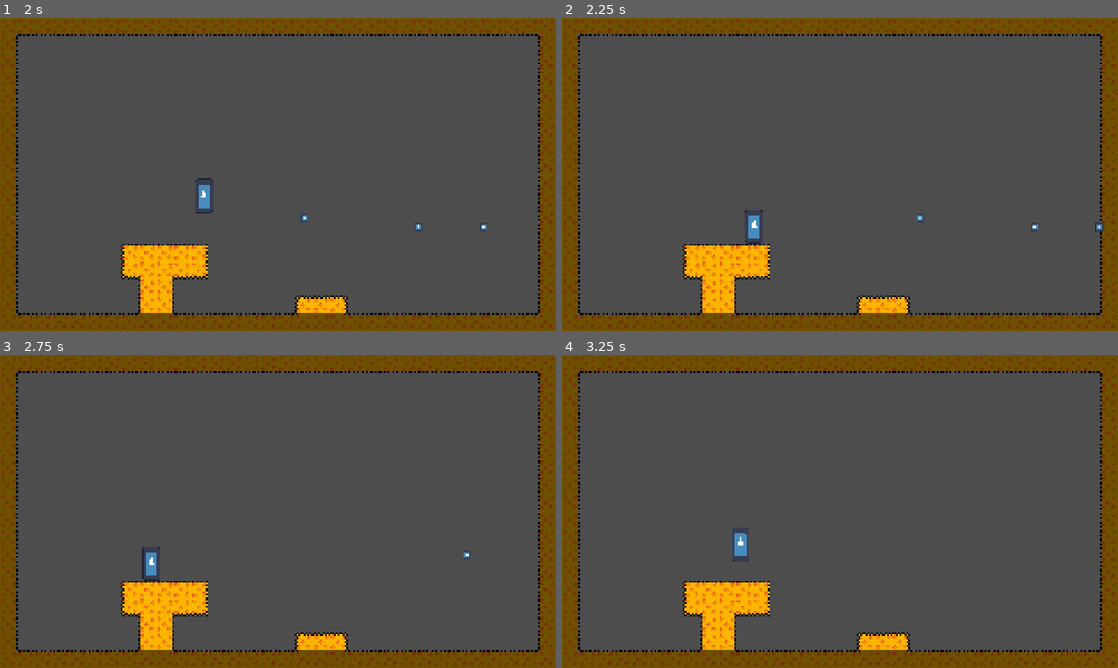
Above: before the commit, frames 1-4 (two rows, left to right).
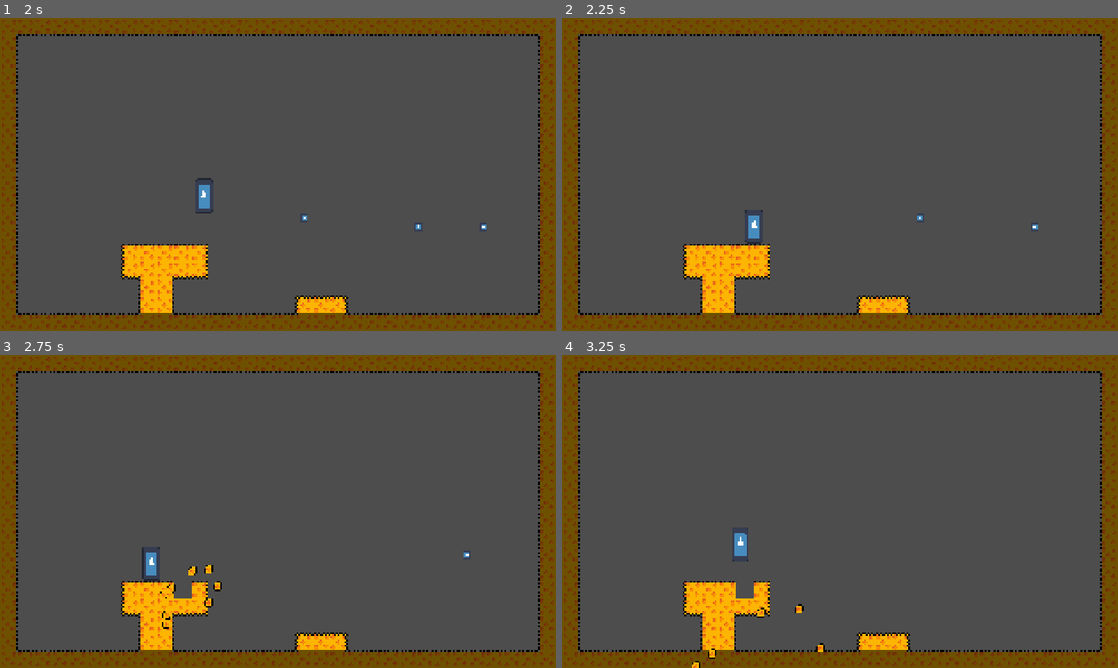
Above: after the commit, the same moments.

Repository: Breadstone58/cheese-miner
Game: Godot game, scene res://scenes/rooms/room_template.tscn
Same seed, same stepped clock (60 frames per second), same inputs: the game is played once before the commit and once after it. The engine's default icon, where the game draws it, is replaced by a stand-in: a white triangle on a blue panel in a dark square.
Inputs:
- Up to frame 1 (2 s): tap Enter (shoot) at 0.5, 0.8, 1.35 s; hold Shift (lock_position) 0.53-1.28 s; hold D (move_right) from 0.53 s (still down); tap Space (jump) at 0.77, 1.25, 1.52 s; tap Shift (lock_position) at 1.55 s
- Up to frame 2 (2.25 s): release D (move_right) at 2.03 s; hold A (move_left) from 2.03 s (still down); hold S (aim_down) from 2.03 s (still down)
- Up to frame 3 (2.75 s): keep holding A (move_left); keep holding S (aim_down); tap Enter (shoot) at 2.3 s
- Up to frame 4 (3.25 s): release A (move_left) at 2.78 s; release S (aim_down) at 2.78 s; hold D (move_right) from 2.78 s (still down); tap W (aim_up) at 2.85 s; tap Space (jump) at 3.02 s; tap Shift (lock_position) at 3.05 s

Frame 1 is identical in both runs. In frame 2, less than 0.1% of the frame differs, in the area x 95-98%, y 65-69%; in frame 3, 0.4%, in the area x 28-40%, y 67-88%; in frame 4, 0.4%.

Commit message:
bullets blow up

Diff:
--- a/project.godot
+++ b/project.godot
@@ -15,11 +15,15 @@
 config/features=PackedStringArray("4.7", "Forward Plus")
 config/icon="res://icon.svg"
 
+[autoload]
+
+SignalBus="*uid://bbc0oss43fx47"
+
 [display]
 
 window/size/viewport_width=2048
 window/size/viewport_height=1152
-window/size/mode=3
+window/size/mode=2
 window/stretch/mode="canvas_items"
 
 [input]
@@ -35,6 +39,7 @@
 "events": [Object(InputEventKey,"resource_local_to_scene":false,"resource_name":"","device":-1,"window_id":0,"alt_press …(191 unchanged characters)…
 , Object(InputEventKey,"resource_local_to_scene":false,"resource_name":"","device":-1,"window_id":0,"alt_pressed":false …(186 unchanged characters)…
 , Object(InputEventJoypadButton,"resource_local_to_scene":false,"resource_name":"","device":-1,"button_index":13,"pressure":0.0,"pressed":false,"script":null)
+, Object(InputEventJoypadMotion,"resource_local_to_scene":false,"resource_name":"","device":-1,"axis":0,"axis_value":-1.0,"script":null)
 ]
 }
 move_right={
@@ -42,6 +47,7 @@
 "events": [Object(InputEventKey,"resource_local_to_scene":false,"resource_name":"","device":-1,"window_id":0,"alt_press …(192 unchanged characters)…
 , Object(InputEventKey,"resource_local_to_scene":false,"resource_name":"","device":-1,"window_id":0,"alt_pressed":false …(186 unchanged characters)…
 , Object(InputEventJoypadButton,"resource_local_to_scene":false,"resource_name":"","device":-1,"button_index":14,"pressure":0.0,"pressed":false,"script":null)
+, Object(InputEventJoypadMotion,"resource_local_to_scene":false,"resource_name":"","device":-1,"axis":0,"axis_value":1.0,"script":null)
 ]
 }
 aim_up={
@@ -49,6 +55,7 @@
 "events": [Object(InputEventKey,"resource_local_to_scene":false,"resource_name":"","device":-1,"window_id":0,"alt_press …(192 unchanged characters)…
 , Object(InputEventKey,"resource_local_to_scene":false,"resource_name":"","device":-1,"window_id":0,"alt_pressed":false …(186 unchanged characters)…
 , Object(InputEventJoypadButton,"resource_local_to_scene":false,"resource_name":"","device":-1,"button_index":11,"pressure":0.0,"pressed":false,"script":null)
+, Object(InputEventJoypadMotion,"resource_local_to_scene":false,"resource_name":"","device":-1,"axis":1,"axis_value":-1.0,"script":null)
 ]
 }
 aim_down={
@@ -56,6 +63,7 @@
 "events": [Object(InputEventKey,"resource_local_to_scene":false,"resource_name":"","device":-1,"window_id":0,"alt_press …(192 unchanged characters)…
 , Object(InputEventKey,"resource_local_to_scene":false,"resource_name":"","device":-1,"window_id":0,"alt_pressed":false …(186 unchanged characters)…
 , Object(InputEventJoypadButton,"resource_local_to_scene":false,"resource_name":"","device":-1,"button_index":12,"pressure":0.0,"pressed":false,"script":null)
+, Object(InputEventJoypadMotion,"resource_local_to_scene":false,"resource_name":"","device":-1,"axis":1,"axis_value":1.0,"script":null)
 ]
 }
 shoot={
@@ -64,18 +72,19 @@
 , Object(InputEventJoypadButton,"resource_local_to_scene":false,"resource_name":"","device":-1,"button_index":2,"pressure":0.0,"pressed":false,"script":null)
 ]
 }
-aim={
+lock_position={
 "deadzone": 0.2,
 "events": [Object(InputEventKey,"resource_local_to_scene":false,"resource_name":"","device":-1,"window_id":0,"alt_press …(195 unchanged characters)…
 , Object(InputEventJoypadMotion,"resource_local_to_scene":false,"resource_name":"","device":-1,"axis":4,"axis_value":1.0,"script":null)
 ]
 }
-lock_position={
-"deadzone": 0.2,
-"events": [Object(InputEventKey,"resource_local_to_scene":false,"resource_name":"","device":-1,"window_id":0,"alt_pressed":false,"shift_pressed":false,"ctrl_pressed":false,"meta_pressed":false,"pressed":false,"keycode":0,"physical_keycode":4194325,"key_label":0,"unicode":0,"location":0,"echo":false,"script":null)
-, Object(InputEventJoypadButton,"resource_local_to_scene":false,"resource_name":"","device":-1,"button_index":10,"pressure":0.0,"pressed":false,"script":null)
-]
-}
+
+[layer_names]
+
+2d_physics/layer_1="Player"
+2d_physics/layer_2="Drill"
+2d_physics/layer_3="Terrain"
+2d_physics/layer_4="Enemies"
 
 [physics]
 
--- /dev/null
+++ b/scenes/break_particles.gd
@@ -0,0 +1,5 @@
+extends CPUParticles2D
+
+func _ready() -> void:
+	finished.connect(queue_free)
+	emitting = true
--- /dev/null
+++ b/scenes/break_particles.tscn
@@ -0,0 +1,12 @@
+[gd_scene format=3 uid="uid://s1mpdttieuft"]
+
+[ext_resource type="Script" uid="uid://dog656f2thbm2" path="res://scenes/break_particles.gd" id="1_g2cl2"]
+
+[node name="CPUParticles2D" type="CPUParticles2D" unique_id=1805701548]
+emitting = false
+one_shot = true
+explosiveness = 1.0
+spread = 180.0
+initial_velocity_min = 200.0
+initial_velocity_max = 400.0
+script = ExtResource("1_g2cl2")
--- a/scenes/bullet/bullet.gd
+++ b/scenes/bullet/bullet.gd
@@ -3,12 +3,45 @@
 var speed: float = 800.0
 var direction: Vector2 = Vector2.RIGHT
 
+@onready var ray_front: RayCast2D = $RayCast2D
+@onready var ray_back: RayCast2D = $RayCast2D2
+
 func setup(dir: Vector2) -> void:
 	direction = dir.normalized()
 	rotation = direction.angle()
+
+	# Point both raycasts forward, but stagger their lengths/positions slightly
+	# to cover a wider front area
+	if ray_front:
+		ray_front.target_position = direction * 25
+	if ray_back:
+		# Stagger the second one slightly shorter or offset for multi-point coverage
+		ray_back.target_position = direction * 15
+
 func _physics_process(delta: float) -> void:
 	position += direction * speed * delta
-func _on_body_entered(body: Node2D) -> void:
-	queue_free()
+
+	# Check if either raycast detects a collision
+	var active_ray: RayCast2D = null
+	if ray_front and ray_front.is_colliding():
+		active_ray = ray_front
+	elif ray_back and ray_back.is_colliding():
+		active_ray = ray_back
+
+	if active_ray != null:
+		var body = active_ray.get_collider()
+
+		if body is TileMapLayer:
+			var hit_point = active_ray.get_collision_point()
+			# Push slightly inward from whichever raycast hit the tile
+			var tile_coords = body.local_to_map(body.to_local(hit_point + (direction * 2)))
+
+			var tile_data = body.get_cell_tile_data(tile_coords)
+			if tile_data != null and tile_data.get_custom_data("breakable") == true:
+				SignalBus.spawn_particle.emit(tile_data.get_custom_data("break_particle"),to_global(tile_coords) + Vector2(32,32))
+				body.erase_cell(tile_coords)
+
+		queue_free()
+
 func _on_visible_on_screen_notifier_2d_screen_exited() -> void:
 	queue_free()
--- a/scenes/bullet/bullet.tscn
+++ b/scenes/bullet/bullet.tscn
@@ -7,7 +7,8 @@
 size = Vector2(27, 28)
 
 [node name="Bullet" type="Area2D" unique_id=1385416365]
-collision_mask = 6
+collision_layer = 2
+collision_mask = 12
 script = ExtResource("1_83itf")
 
 [node name="CollisionShape2D" type="CollisionShape2D" parent="." unique_id=1195209359]
@@ -20,5 +21,14 @@
 [node name="VisibleOnScreenNotifier2D" type="VisibleOnScreenNotifier2D" parent="." unique_id=1595051940]
 rect = Rect2(-14, -16, 28, 32)
 
-[connection signal="body_entered" from="." to="." method="_on_body_entered"]
+[node name="RayCast2D" type="RayCast2D" parent="." unique_id=264409363]
+position = Vector2(0, -16)
+target_position = Vector2(20, 0)
+collision_mask = 12
+
+[node name="RayCast2D2" type="RayCast2D" parent="." unique_id=1588076763]
+position = Vector2(0, 17)
+target_position = Vector2(20, 0)
+collision_mask = 12
+
 [connection signal="screen_exited" from="VisibleOnScreenNotifier2D" to="." method="_on_visible_on_screen_notifier_2d_screen_exited"]
--- a/scenes/player/player.tscn
+++ b/scenes/player/player.tscn
@@ -23,7 +23,7 @@
 size = Vector2(64, 127)
 
 [node name="CharacterBody2D" type="CharacterBody2D" unique_id=590245782]
-collision_mask = 6
+collision_mask = 12
 script = ExtResource("1_g2els")
 bullet_scene = ExtResource("2_gmlin")
 
--- /dev/null
+++ b/scenes/rooms/room_script.gd
@@ -0,0 +1,24 @@
+extends Node2D
+const PARTICLE_SCENE = preload("res://scenes/break_particles.tscn")
+
+# Called when the node enters the scene tree for the first time.
+func _ready() -> void:
+	SignalBus.spawn_particle.connect(_on_particle_spawn)
+
+
+# Called every frame. 'delta' is the elapsed time since the previous frame.
+func _process(delta: float) -> void:
+	pass
+
+func _on_particle_spawn(new_texture: Texture2D, spawn_position: Vector2i):
+	print(spawn_position)
+	var particle_instance = PARTICLE_SCENE.instantiate() as CPUParticles2D
+	particle_instance.texture = new_texture
+
+	# 1. Set the global position safely before entering the tree
+	particle_instance.global_position = Vector2(spawn_position)
+
+	# 2. Add to the tree after positioning
+	add_child(particle_instance)
+
+	particle_instance.restart()
--- a/scenes/rooms/room_template.tscn
+++ b/scenes/rooms/room_template.tscn
@@ -1,6 +1,9 @@
 [gd_scene format=4 uid="uid://ds4mfy3fnrhhn"]
 
+[ext_resource type="Texture2D" uid="uid://b48lcel35385o" path="res://assets/sprites/environment/broken_cheese.png" id="1_1tjkb"]
 [ext_resource type="Texture2D" uid="uid://c1mxck17cspk8" path="res://assets/sprites/environment/Cheesewalls.png" id="1_53pnx"]
+[ext_resource type="Script" uid="uid://biilk0buylkb4" path="res://scenes/rooms/room_script.gd" id="1_c1qis"]
+[ext_resource type="Script" uid="uid://bgvr3o8wwee1k" path="res://scenes/rooms/tile_map_layer.gd" id="2_1tjkb"]
 [ext_resource type="PackedScene" uid="uid://vtiane04et3j" path="res://scenes/player/player.tscn" id="2_oxw5x"]
 
 [sub_resource type="PhysicsMaterial" id="PhysicsMaterial_iahlw"]
@@ -10,88 +13,151 @@
 texture_region_size = Vector2i(64, 64)
 0:0/0 = 0
 0:0/0/physics_layer_0/polygon_0/points = PackedVector2Array(-32, -32, 32, -32, 32, 32, -32, 32)
+0:0/0/custom_data_0 = true
+0:0/0/custom_data_1 = ExtResource("1_1tjkb")
 1:0/0 = 0
 1:0/0/physics_layer_0/polygon_0/points = PackedVector2Array(-32, -32, 32, -32, 32, 32, -32, 32)
+1:0/0/custom_data_0 = true
+1:0/0/custom_data_1 = ExtResource("1_1tjkb")
 2:0/0 = 0
 2:0/0/physics_layer_0/polygon_0/points = PackedVector2Array(-32, -32, 32, -32, 32, 32, -32, 32)
+2:0/0/custom_data_0 = true
+2:0/0/custom_data_1 = ExtResource("1_1tjkb")
 3:0/0 = 0
 3:0/0/physics_layer_0/polygon_0/points = PackedVector2Array(-32, -32, 32, -32, 32, 32, -32, 32)
+3:0/0/custom_data_0 = true
+3:0/0/custom_data_1 = ExtResource("1_1tjkb")
 4:0/0 = 0
 4:0/0/physics_layer_0/polygon_0/points = PackedVector2Array(-32, -32, 32, -32, 32, 32, -32, 32)
+4:0/0/custom_data_0 = true
+4:0/0/custom_data_1 = ExtResource("1_1tjkb")
 0:1/0 = 0
 0:1/0/physics_layer_0/polygon_0/points = PackedVector2Array(-32, -32, 32, -32, 32, 32, -32, 32)
+0:1/0/custom_data_0 = true
+0:1/0/custom_data_1 = ExtResource("1_1tjkb")
 1:1/0 = 0
 1:1/0/physics_layer_0/polygon_0/points = PackedVector2Array(-32, -32, 32, -32, 32, 32, -32, 32)
+1:1/0/custom_data_0 = true
+1:1/0/custom_data_1 = ExtResource("1_1tjkb")
 2:1/0 = 0
 2:1/0/physics_layer_0/polygon_0/points = PackedVector2Array(-32, -32, 32, -32, 32, 32, -32, 32)
+2:1/0/custom_data_0 = true
+2:1/0/custom_data_1 = ExtResource("1_1tjkb")
 3:1/0 = 0
 3:1/0/physics_layer_0/polygon_0/points = PackedVector2Array(-32, -32, 32, -32, 32, 32, -32, 32)
+3:1/0/custom_data_0 = true
+3:1/0/custom_data_1 = ExtResource("1_1tjkb")
 4:1/0 = 0
 4:1/0/physics_layer_0/polygon_0/points = PackedVector2Array(-32, -32, 32, -32, 32, 32, -32, 32)
+4:1/0/custom_data_0 = true
+4:1/0/custom_data_1 = ExtResource("1_1tjkb")
 0:2/0 = 0
 0:2/0/physics_layer_0/polygon_0/points = PackedVector2Array(-32, -32, 32, -32, 32, 32, -32, 32)
+0:2/0/custom_data_0 = true
+0:2/0/custom_data_1 = ExtResource("1_1tjkb")
 1:2/0 = 0
 1:2/0/physics_layer_0/polygon_0/points = PackedVector2Array(-32, -32, 32, -32, 32, 32, -32, 32)
+1:2/0/custom_data_0 = true
+1:2/0/custom_data_1 = ExtResource("1_1tjkb")
 2:2/0 = 0
 2:2/0/physics_layer_0/polygon_0/points = PackedVector2Array(-32, -32, 32, -32, 32, 32, -32, 32)
+2:2/0/custom_data_0 = true
+2:2/0/custom_data_1 = ExtResource("1_1tjkb")
 0:3/0 = 0
 0:3/0/physics_layer_0/polygon_0/points = PackedVector2Array(-32, -32, 32, -32, 32, 32, -32, 32)
+0:3/0/custom_data_1 = ExtResource("1_1tjkb")
 1:3/0 = 0
 1:3/0/physics_layer_0/polygon_0/points = PackedVector2Array(-32, -32, 32, -32, 32, 32, -32, 32)
+1:3/0/custom_data_1 = ExtResource("1_1tjkb")
 2:3/0 = 0
 2:3/0/physics_layer_0/polygon_0/points = PackedVector2Array(-32, -32, 32, -32, 32, 32, -32, 32)
+2:3/0/custom_data_1 = ExtResource("1_1tjkb")
 3:3/0 = 0
 3:3/0/physics_layer_0/polygon_0/points = PackedVector2Array(-32, -32, 32, -32, 32, 32, -32, 32)
+3:3/0/custom_data_1 = ExtResource("1_1tjkb")
 4:3/0 = 0
 4:3/0/physics_layer_0/polygon_0/points = PackedVector2Array(-32, -32, 32, -32, 32, 32, -32, 32)
+4:3/0/custom_data_1 = ExtResource("1_1tjkb")
 0:4/0 = 0
 0:4/0/physics_layer_0/polygon_0/points = PackedVector2Array(-32, -32, 32, -32, 32, 32, -32, 32)
+0:4/0/custom_data_1 = ExtResource("1_1tjkb")
 1:4/0 = 0
 1:4/0/physics_layer_0/polygon_0/points = PackedVector2Array(-32, -32, 32, -32, 32, 32, -32, 32)
+1:4/0/custom_data_1 = ExtResource("1_1tjkb")
 2:4/0 = 0
 2:4/0/physics_layer_0/polygon_0/points = PackedVector2Array(-32, -32, 32, -32, 32, 32, -32, 32)
+2:4/0/custom_data_1 = ExtResource("1_1tjkb")
 3:4/0 = 0
 3:4/0/physics_layer_0/polygon_0/points = PackedVector2Array(-32, -32, 32, -32, 32, 32, -32, 32)
+3:4/0/custom_data_1 = ExtResource("1_1tjkb")
 4:4/0 = 0
 4:4/0/physics_layer_0/polygon_0/points = PackedVector2Array(-32, -32, 32, -32, 32, 32, -32, 32)
+4:4/0/custom_data_1 = ExtResource("1_1tjkb")
 0:5/0 = 0
 0:5/0/physics_layer_0/polygon_0/points = PackedVector2Array(-32, -32, 32, -32, 32, 32, -32, 32)
+0:5/0/custom_data_1 = ExtResource("1_1tjkb")
 1:5/0 = 0
 1:5/0/physics_layer_0/polygon_0/points = PackedVector2Array(-32, -32, 32, -32, 32, 32, -32, 32)
+1:5/0/custom_data_1 = ExtResource("1_1tjkb")
 2:5/0 = 0
 2:5/0/physics_layer_0/polygon_0/points = PackedVector2Array(-32, -32, 32, -32, 32, 32, -32, 32)
+2:5/0/custom_data_1 = ExtResource("1_1tjkb")
 5:0/0 = 0
 5:0/0/physics_layer_0/polygon_0/points = PackedVector2Array(-32, -32, 32, -32, 32, 32, -32, 32)
+5:0/0/custom_data_0 = true
+5:0/0/custom_data_1 = ExtResource("1_1tjkb")
 5:1/0 = 0
 5:1/0/physics_layer_0/polygon_0/points = PackedVector2Array(-32, -32, 32, -32, 32, 32, -32, 32)
+5:1/0/custom_data_0 = true
+5:1/0/custom_data_1 = ExtResource("1_1tjkb")
 3:2/0 = 0
 3:2/0/physics_layer_0/polygon_0/points = PackedVector2Array(-32, -32, 32, -32, 32, 32, -32, 32)
+3:2/0/custom_data_0 = true
+3:2/0/custom_data_1 = ExtResource("1_1tjkb")
 4:2/0 = 0
 4:2/0/physics_layer_0/polygon_0/points = PackedVector2Array(-32, -32, 32, -32, 32, 32, -32, 32)
+4:2/0/custom_data_0 = true
+4:2/0/custom_data_1 = ExtResource("1_1tjkb")
 5:2/0 = 0
 5:2/0/physics_layer_0/polygon_0/points = PackedVector2Array(-32, -32, 32, -32, 32, 32, -32, 32)
+5:2/0/custom_data_0 = true
+5:2/0/custom_data_1 = ExtResource("1_1tjkb")
 6:2/0 = 0
 6:2/0/physics_layer_0/polygon_0/points = PackedVector2Array(-32, -32, 32, -32, 32, 32, -32, 32)
+6:2/0/custom_data_0 = true
+6:2/0/custom_data_1 = ExtResource("1_1tjkb")
 5:3/0 = 0
 5:3/0/physics_layer_0/polygon_0/points = PackedVector2Array(-32, -32, 32, -32, 32, 32, -32, 32)
+5:3/0/custom_data_1 = ExtResource("1_1tjkb")
 5:4/0 = 0
 5:4/0/physics_layer_0/polygon_0/points = PackedVector2Array(-32, -32, 32, -32, 32, 32, -32, 32)
+5:4/0/custom_data_1 = ExtResource("1_1tjkb")
 3:5/0 = 0
 3:5/0/physics_layer_0/polygon_0/points = PackedVector2Array(-32, -32, 32, -32, 32, 32, -32, 32)
+3:5/0/custom_data_1 = ExtResource("1_1tjkb")
 4:5/0 = 0
 4:5/0/physics_layer_0/polygon_0/points = PackedVector2Array(-32, -32, 32, -32, 32, 32, -32, 32)
+4:5/0/custom_data_1 = ExtResource("1_1tjkb")
 5:5/0 = 0
 5:5/0/physics_layer_0/polygon_0/points = PackedVector2Array(-32, -32, 32, -32, 32, 32, -32, 32)
+5:5/0/custom_data_1 = ExtResource("1_1tjkb")
 6:5/0 = 0
 6:5/0/physics_layer_0/polygon_0/points = PackedVector2Array(-32, -32, 32, -32, 32, 32, -32, 32)
+6:5/0/custom_data_1 = ExtResource("1_1tjkb")
 
 [sub_resource type="TileSet" id="TileSet_2sdf6"]
 tile_size = Vector2i(64, 64)
-physics_layer_0/collision_layer = 2
+physics_layer_0/collision_layer = 4
+physics_layer_0/collision_mask = 3
 physics_layer_0/physics_material = SubResource("PhysicsMaterial_iahlw")
+custom_data_layer_0/name = "breakable"
+custom_data_layer_0/type = 1
+custom_data_layer_1/name = "break_particle"
+custom_data_layer_1/type = 24
 sources/0 = SubResource("TileSetAtlasSource_2lsvk")
 
 [node name="RoomTemplate" type="Node2D" unique_id=1770448767]
+script = ExtResource("1_c1qis")
 
 [node name="Camera2D" type="Camera2D" parent="." unique_id=615378426]
 position = Vector2(1024, 576)
@@ -99,6 +165,7 @@
 [node name="TileMapLayer" type="TileMapLayer" parent="." unique_id=790131061]
 tile_map_data = PackedByteArray("AAAAAAAAAAADAAMAAAABAAAAAAABAAUAAAACAAAAAAABAAUAAAADAAAAAAABAAUAAAAEAAAAAAABAAUAAAAFAA …(1728 unchanged characters)…
 tile_set = SubResource("TileSet_2sdf6")
+script = ExtResource("2_1tjkb")
 
 [node name="CharacterBody2D" parent="." unique_id=590245782 instance=ExtResource("2_oxw5x")]
 position = Vector2(562, 608)
--- /dev/null
+++ b/scenes/rooms/tile_map_layer.gd
@@ -0,0 +1 @@
+extends TileMapLayer
--- /dev/null
+++ b/scripts/SignalBus.gd
@@ -0,0 +1,4 @@
+extends Node
+
+
+signal spawn_particle(sprite: Texture2D, position: Vector2i)
Binary file added: assets/sprites/environment/broken_cheese.png
Not shown, added: assets/sprites/environment/broken_cheese.png.import
Not shown, added: scenes/break_particles.gd.uid
Not shown, added: scenes/rooms/room_script.gd.uid
Not shown, added: scenes/rooms/tile_map_layer.gd.uid
Not shown, added: scripts/SignalBus.gd.uid
